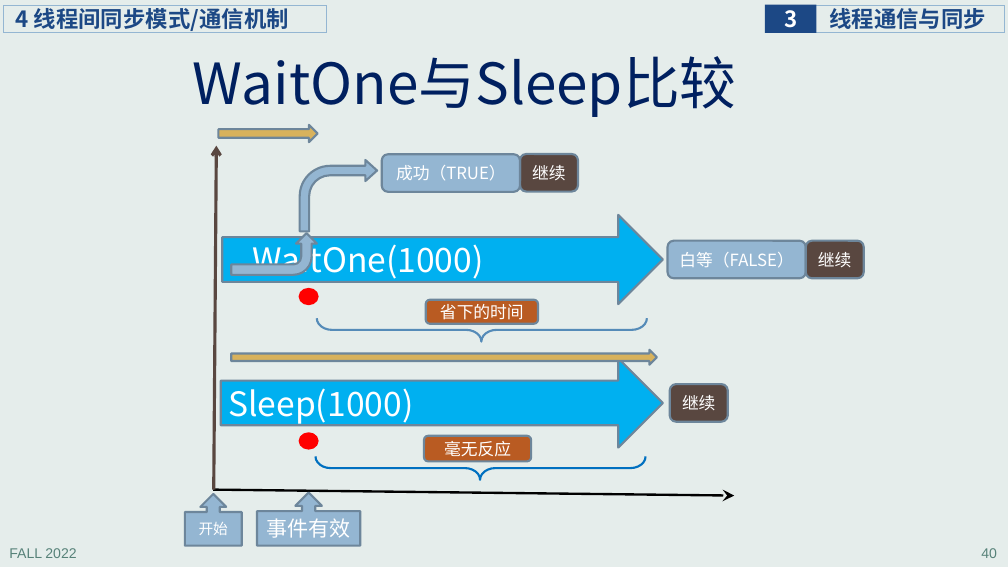
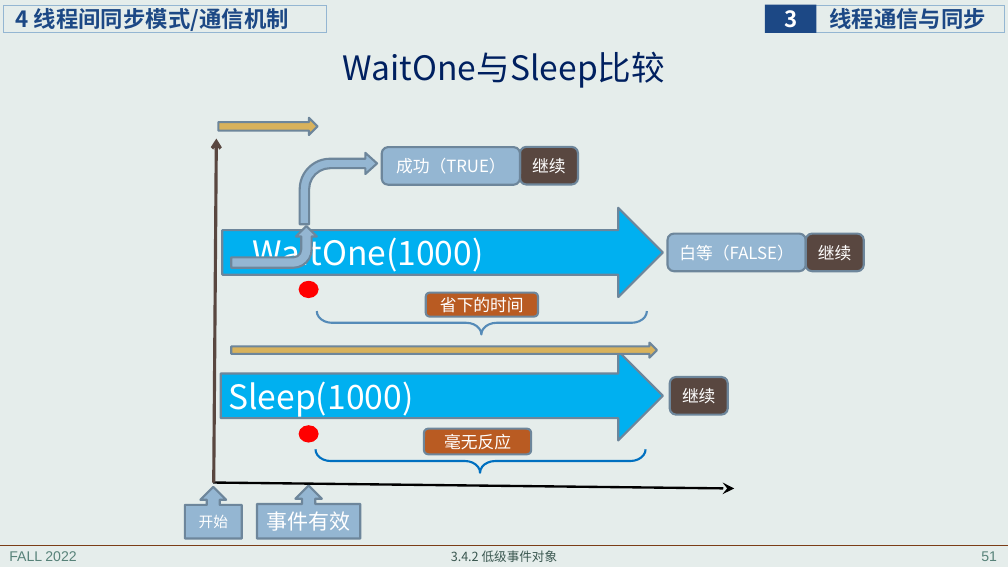
Before and after one commit to principleWindows/win-principle-2022, a slide deck: slide 51 of slides/instruction/principleWindows_3.pptx (slide 40 before the commit). Drawn at 1008x567 pixels with LibreOffice and Linux fonts; fonts in the diff are those of the drawing. Boxes give left, top, right and bottom in pixels: in the first picture for what was removed or moved away, otherwise in the second. Text is boxed around its words. In the diff, an @@ line names an element or a change of style, - is before the commit and + after.

```diff
--- a/slides/instruction/principleWindows_3.pptx
+++ b/slides/instruction/principleWindows_3.pptx
@@ title "WaitOne与Sleep比较": place and size @@
-title "WaitOne与Sleep比较" at box(193, 56, 737, 117)
+title "WaitOne与Sleep比较" at box(343, 51, 666, 88)
@@ title "WaitOne与Sleep比较" at box(343, 51, 666, 88): size 54 to 32 pt; alignment left to centre @@
@@ 7 rounded rectangles, 2 ellipses, 2 bent arrows, 2 right arrows, 1 up arrow callout, 1 down arrow, 1 left brace: place and size @@
-7 rounded rectangles, 2 ellipses, 2 bent arrows, 2 right arrows, 1 up arrow callout, 1 down arrow, 1 left brace at box(185, 125, 864, 545)
+7 rounded rectangles, 2 ellipses, 2 bent arrows, 2 right arrows, 1 up arrow callout, 1 down arrow, 1 left brace at box(185, 118, 864, 538)
@@ 2 arrows, 1 up arrow callout, 1 down arrow, 1 left brace: place and size @@
-2 arrows, 1 up arrow callout, 1 down arrow, 1 left brace at box(213, 146, 734, 546)
+2 arrows, 1 up arrow callout, 1 down arrow, 1 left brace at box(213, 138, 734, 538)
@@ line added from (0, 545) to (1008, 545), #7B3D17 0.5 pt @@
@@ text added at box(451, 550, 558, 562), 12 pt, text #3A5750 @@
+3.4.2 低级事件对象
@@ page number removed at box(981, 548, 997, 558) @@
-40
@@ page number added at box(981, 551, 997, 561), 13.3 pt, text #578279 @@
+51
```
Also in this commit, not shown: 52 other slides changed, 19 slides added, 1 slide removed, 7 other files.
